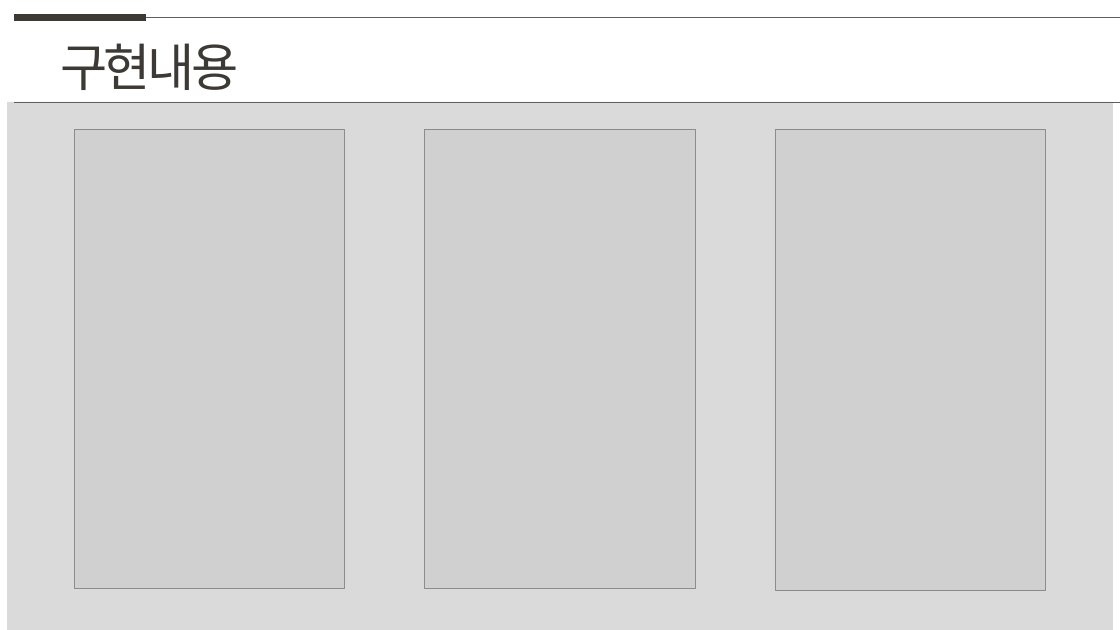
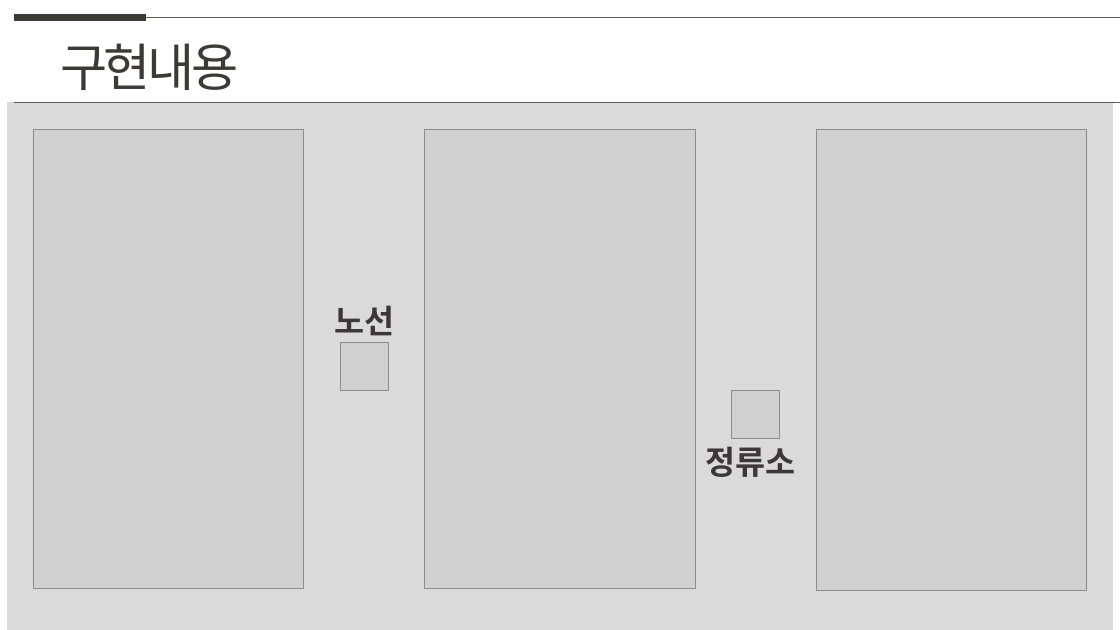
Before and after one commit to Codetesing/Bus_Schedule_App, a slide deck: slide 10 of Document/3팀 최종발표.pptx. Drawn at 1120x630 pixels with LibreOffice and Linux fonts; fonts in the diff are those of the drawing; grey boxes stand for pictures. Boxes give left, top, right and bottom in pixels: in the first picture for what was removed or moved away, otherwise in the second. Text is boxed around its words. In the diff, an @@ line names an element or a change of style, - is before the commit and + after.

```diff
--- a/Document/3팀 최종발표.pptx
+++ b/Document/3팀 최종발표.pptx
@@ picture: place and size @@
-picture at [74,129,344,588]
+picture at [33,129,303,588]
@@ picture: place and size @@
-picture at [776,129,1046,592]
+picture at [817,129,1087,592]
@@ text added at [335,305,395,336], 28 pt, text #3A3838, bold @@
+노선
@@ picture added at [340,342,388,390] @@
@@ picture added at [732,390,780,438] @@
@@ text added at [705,446,795,477], 28 pt, text #3A3838, bold @@
+정류소
```
Also in this commit, not shown: 2 other slides changed.
